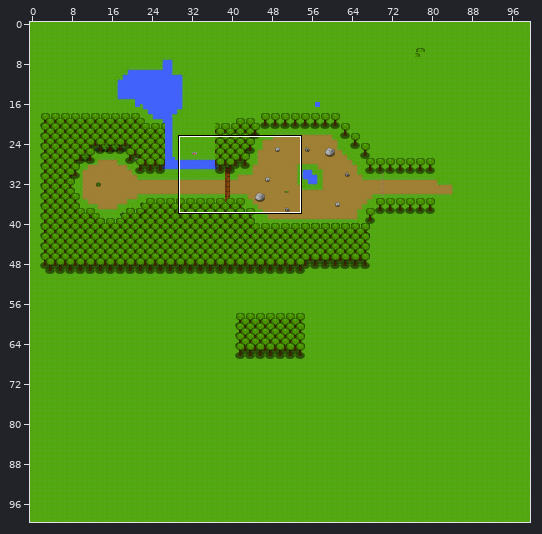
Tiled map -- assets/maps/Map_3_1.tmx. Above, an overview of the earlier version with the close-up marked.
Close-up. Before:
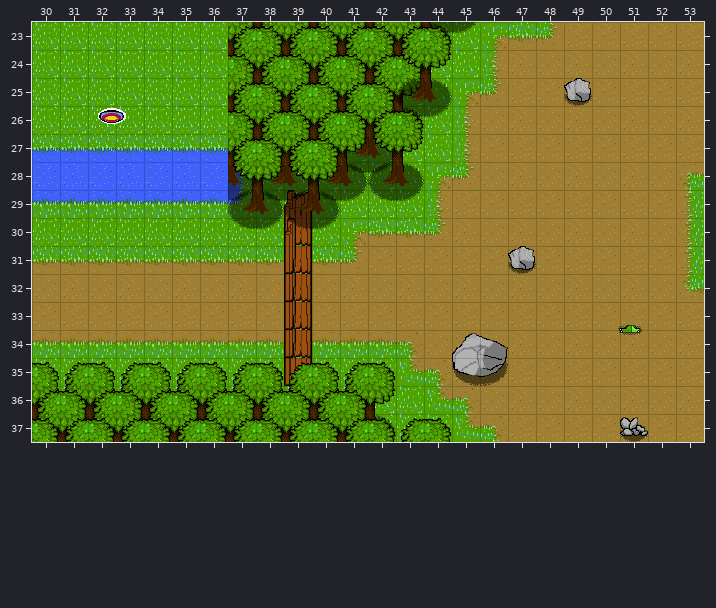
Cells are 32x32 px. Shown: x 30..53, y 23..37. The commit also changed other parts of the map, which this record leaves out.
After:
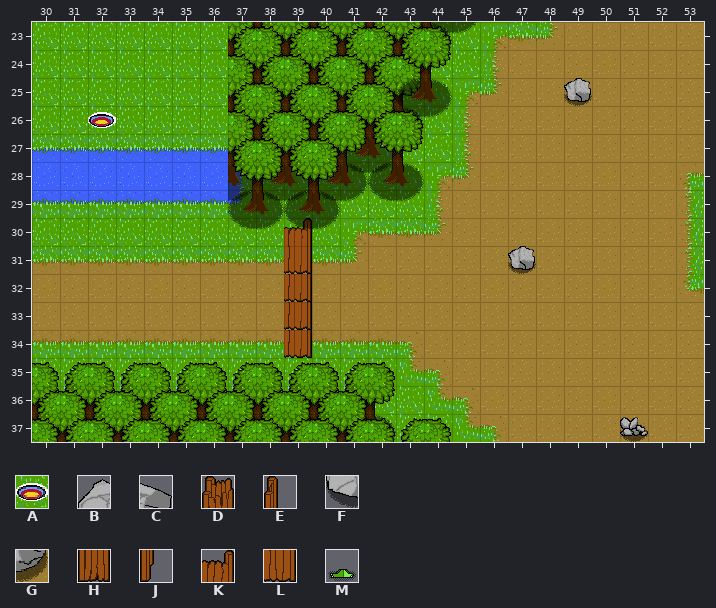
Key: from "objects": A 9, B 22, C 23, D 28, E 29, F 32, G 33, H 38, J 39, K 46, L 56, M 57.
_ is an empty cell.
Objects are placed by their top-left corner, in cells (3,4 is the top-left corner of cell 3,4); size is 1x1 cell unless given.
See-through tiles are keyed as they look on the map.
Change:
{"where": "layer \"gate_open\""}
{"y":29,"x":39,"old":"D","new":"_"}
{"y":30,"x":39,"old":"H","new":"K"}
{"y":31,"x":39,"old":"H","new":"L"}
{"y":32,"x":39,"old":"H","new":"L"}
{"y":33,"x":39,"old":"H","new":"L"}
{"y":34,"x":39,"old":"H","new":"L"}
{"y":35,"x":39,"old":"H","new":"_"}
{"where": "layer \"gate_closed\" (now hidden)"}
{"y":30,"x":39,"old":"E","new":"_"}
{"y":31,"x":39,"old":"J","new":"_"}
{"y":32,"x":39,"old":"J","new":"_"}
{"y":33,"x":39,"old":"J","new":"_"}
{"y":34,"x":39,"old":"J","new":"_"}
{"where": "layer \"collision1\""}
{"y":34,"x":45,"old":"BC","new":"__"}
{"y":35,"x":45,"old":"FG","new":"__"}
{"where": "layer \"Graphic 2\""}
{"y":26,"x":32,"old":"_","new":"A"}
{"where": "layer \"objects\" (now hidden)"}
{"was": "A \"target\" at 32.4,25.9"}
{"was": "M \"watcher_1\" at 50.9,33.2"}
{"where": "layer \"exit\""}
{"y":26,"x":32,"old":"_","new":"A"}
{"label":"changed","picture_box":[88,108,126,128]}
{"label":"changed","picture_box":[284,190,312,386]}
{"label":"removed","picture_box":[618,325,642,335]}
{"label":"removed","picture_box":[452,333,508,386]}
